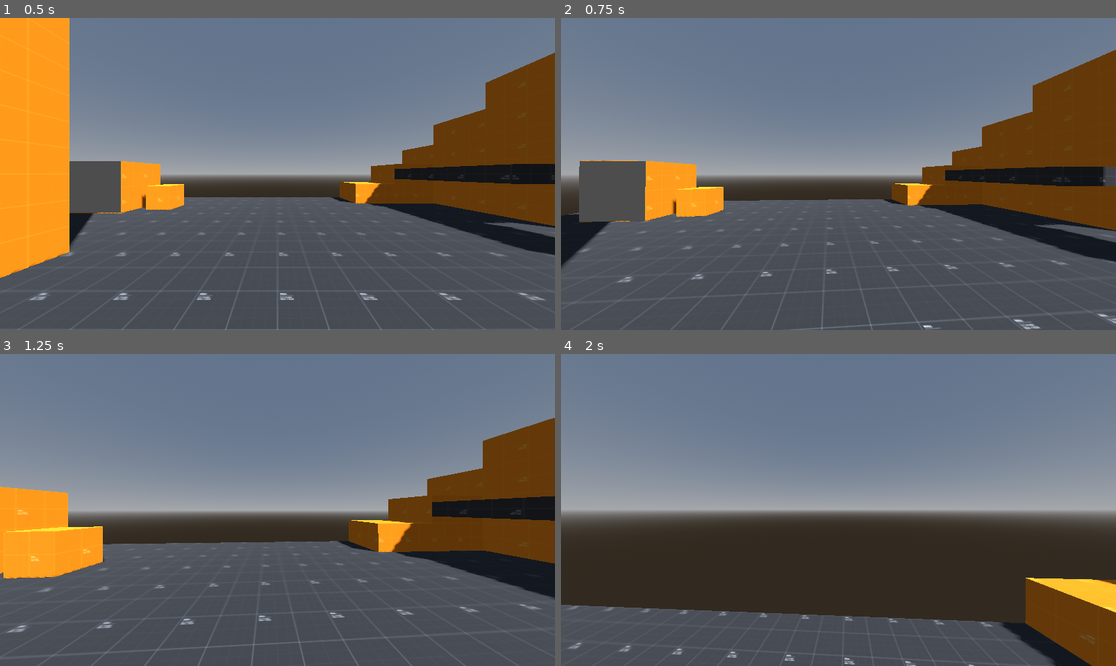
Above: before the commit, frames 1-4 (two rows, left to right).
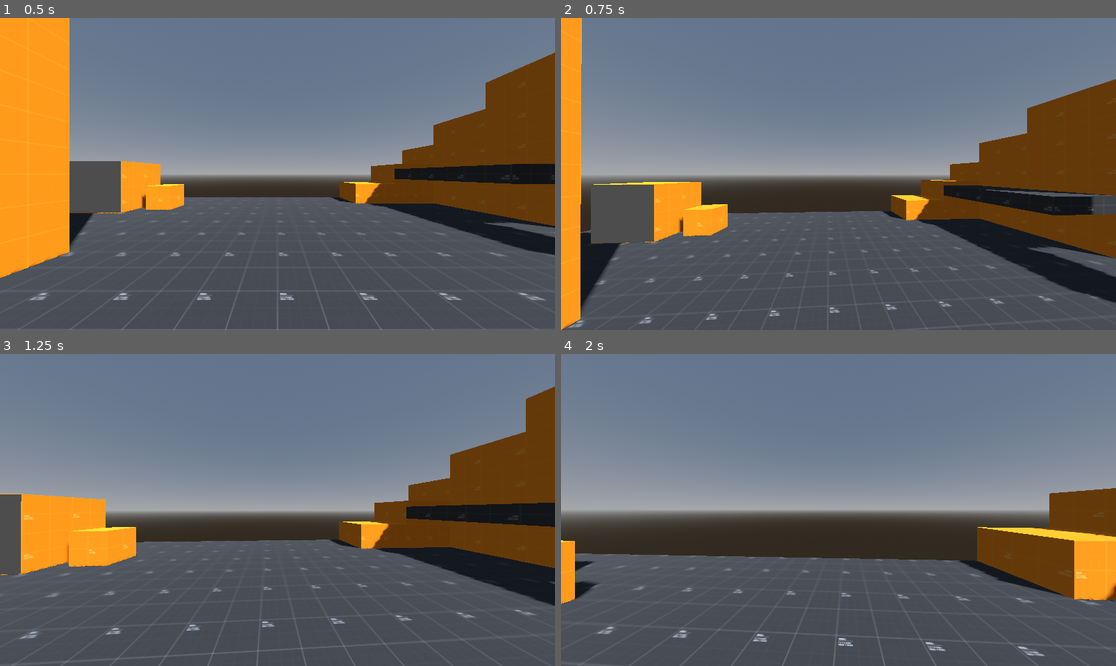
Above: after the commit, the same moments.

Repository: KDolenc/Godot-First-Person-Controller
Game: Godot game, scene res://demo_level/demo_level.tscn
Same seed, same stepped clock (60 frames per second), same inputs: the game is played once before the commit and once after it.
Inputs (mouse positions are in pixels of both pictures, inside the frame that each line leads up to):
- Up to frame 1 (0.5 s): no input
- Up to frame 2 (0.75 s): tap Enter at 0.5 s; move the mouse to (866, 174) at 0.52 s; hold W (move_forward) from 0.53 s (still down); hold Space (jump) from 0.53 s (still down)
- Up to frame 3 (1.25 s): keep holding W (move_forward); keep holding Space (jump)
- Up to frame 4 (2 s): keep holding W (move_forward); move the mouse to (810, 510) at 1.27 s; release Space (jump) at 1.28 s; tap Ctrl (crouch) at 1.35 s; tap Space (jump) at 1.52, 1.55, 1.82 s

Frame 1 is identical in both runs. In frame 2, 21% of the frame differs, in the area x 0-100%, y 0-100%; in frame 3, 8.4%; in frame 4, 25%, in the area x 0-100%, y 42-100%.

Commit message:
Update walking_player_state.gd

Diff:
--- a/first_person_controller/state_machine/states/walking_player_state.gd
+++ b/first_person_controller/state_machine/states/walking_player_state.gd
@@ -25,7 +25,7 @@
 		transition.emit("RunningPlayerState")
 
 	# Transition to JumpState if jump input detected.
-	elif Input.is_action_just_pressed("jump"):
+	elif Input.is_action_pressed("jump"):
 		transition.emit("JumpingPlayerState")
 
 	# Transition to CrouchState if crouch input detected.
